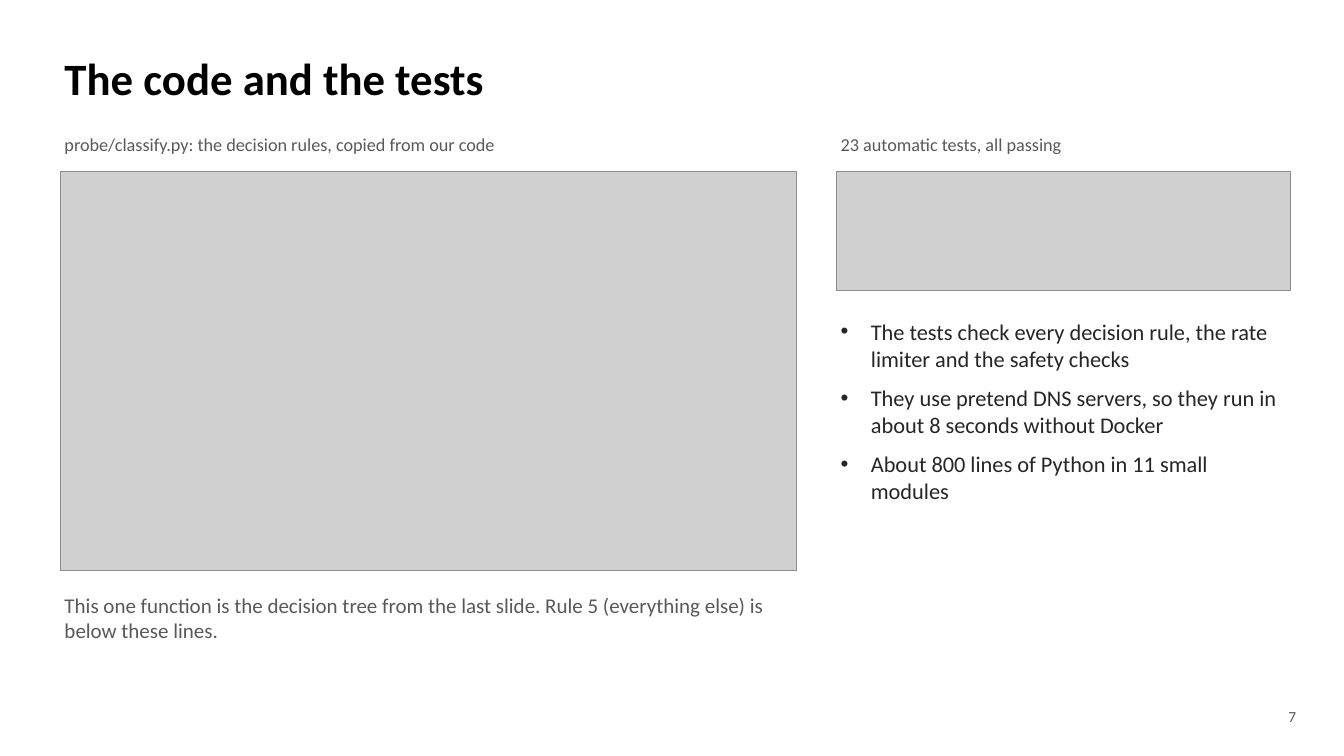
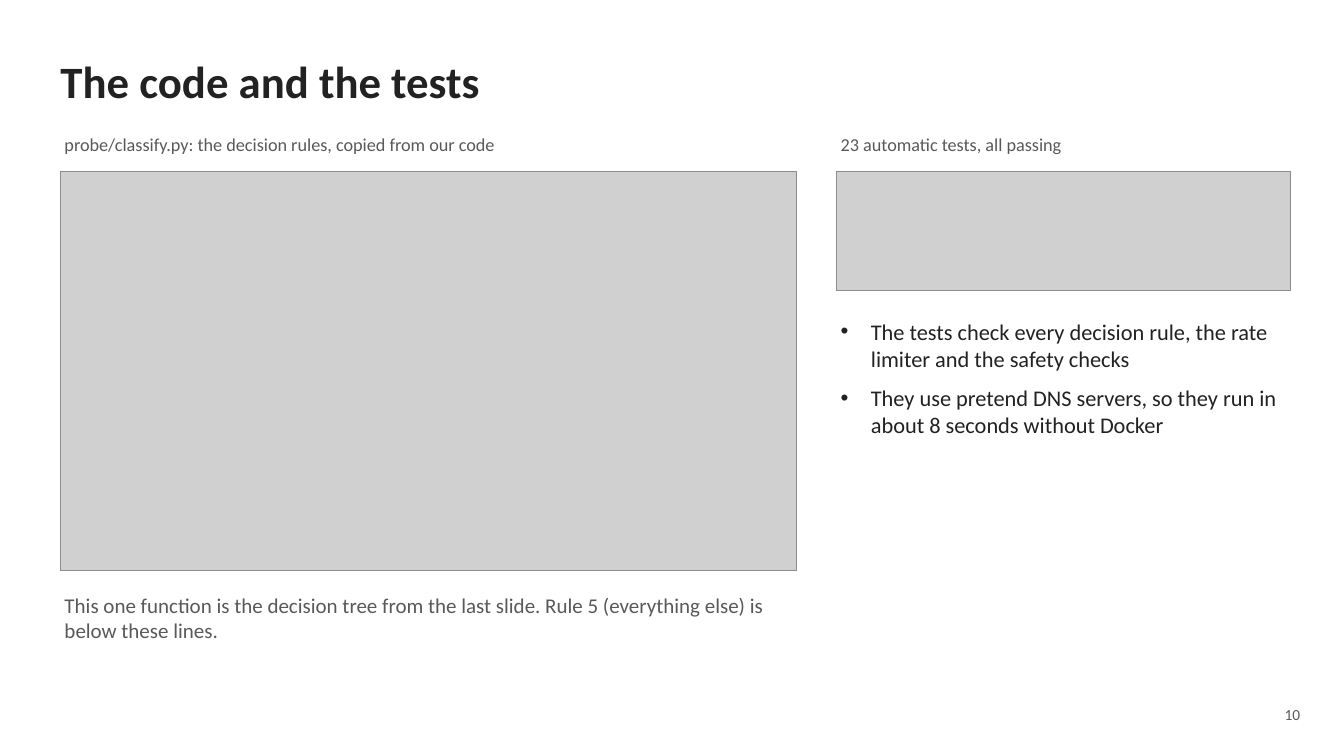
Before and after one commit to saurav-kr1/ps012-dns-resolver-exposure, a slide deck: slide 10 of docs/PS-012_Presentation.pptx (slide 7 before the commit). Drawn at 1344x756 pixels with LibreOffice and Linux fonts; fonts in the diff are those of the drawing; grey boxes stand for pictures. Boxes give left, top, right and bottom in pixels: in the first picture for what was removed or moved away, otherwise in the second. Text is boxed around its words. In the diff, an @@ line names an element or a change of style, - is before the commit and + after.

```diff
--- a/docs/PS-012_Presentation.pptx
+++ b/docs/PS-012_Presentation.pptx
@@ text "The code and the tests" at (60, 66, 479, 99): text colour #000000 to #222222 @@
@@ text "The tests check every decision ..." at (871, 324, 1276, 433): text colour #262626 to #222222 @@
@@ text at (871, 456, 1207, 499): paragraph removed @@
-• About 800 lines of Python in 11 small modules
@@ text at (1285, 710, 1301, 720): text changed @@
-7
+10
```
Also in this commit, not shown: 9 other slides changed, 6 slides added, 5 slides removed, 1 other file.
